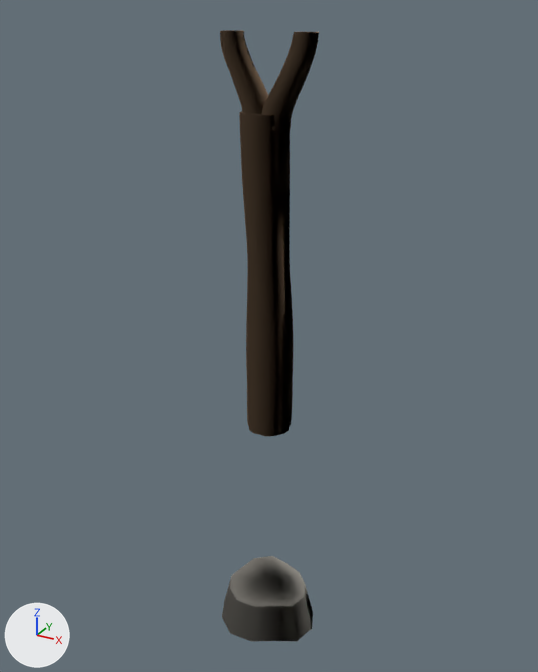
The glTF model assets/tower/approved-library/architecture/bagana-f1-3x10x3-v2.glb: old version first, new version second.
Camera for both pictures: a 50 mm camera at (1.94, -3.51, 2.6) aimed at (-0.03, 0.07, 0.81). The axes (+X, +Y, +Z) are drawn at lower left. The lights are the same throughout. The older version comes first. Vertices at exactly the same position are counted once.

The scene before the commit, as lines of its bpy script (objects in view):
```python
me_bagana_form_1_stone = bpy.data.meshes.new('BAGANA_FORM_1_stone')
me_bagana_form_1_stone.from_pydata(...)  # 28 vertices, 52 faces; spans x -0.313..0.344, y -0.304..0.313, z -1.25..-1.0
me_bagana_form_1_stone.materials.append(mat_alantil_bagana_stone_pbr)  # light grey #d7d1c7
me_bagana_form_1_wood = bpy.data.meshes.new('BAGANA_FORM_1_wood')
me_bagana_form_1_wood.from_pydata(...)  # 976 vertices, 1936 faces; spans x -0.27..0.28, y -0.14..0.14, z 0.25..2.5
me_bagana_form_1_wood.materials.append(mat_alantil_bagana_wood_pbr)  # beige #c0a081
ob_bagana_stone = bpy.data.objects.new('bagana_stone', me_bagana_form_1_stone)
ob_bagana_stone.location = (0.0, 0.0, 0.0)
ob_bagana_wood = bpy.data.objects.new('bagana_wood', me_bagana_form_1_wood)
ob_bagana_wood.location = (0.0, 0.0, 0.0)
```
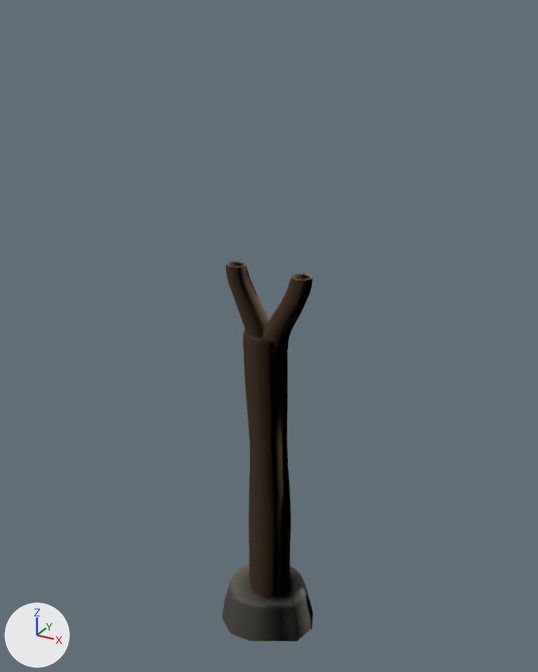
What the commit changed:
me_bagana_form_1_wood is used by ob_bagana_wood; location (0.0, 0.0, 0.0).
me_bagana_form_1_wood had 976 vertices, 1936 faces and spanned x -0.27..0.28, y -0.14..0.14, z 0.25..2.5.
me_bagana_form_1_wood now has 976 vertices, 1936 faces and spans x -0.27..0.28, y -0.14..0.14, z -1.0..1.25.
me_bagana_form_1_wood part 1: the whole mesh is moved by (0.0, 0.0, -1.25).

Where the change shows, as pixel boxes [x1, y1, x2, y2] in the pictures (538 x 672 px):
'bagana_wood', moved: before [220, 30, 319, 436]; after [226, 261, 313, 598]
